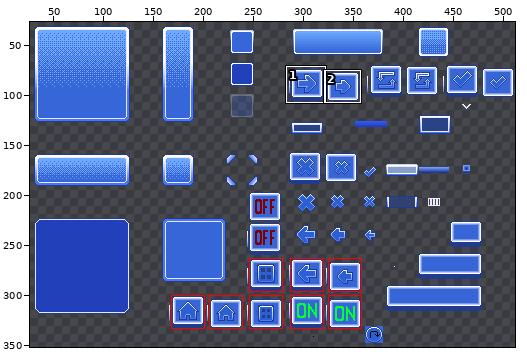
Sprite sheet -- Assets/UI/images/gui_gradient.png. Above: a wide view before the commit, with the close-up outlined.
Close-up. As it was:
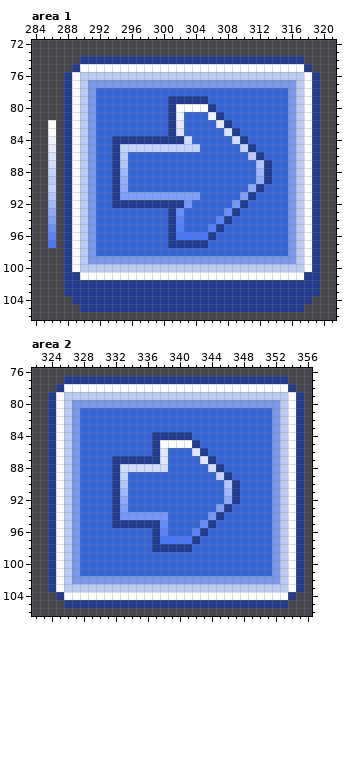
The file is 512x352 pixels. Colours within 5 levels of each other are drawn and written as one. Shown: area 1: x 284..321, y 72..106; area 2: x 322..356, y 76..106. The wide view leaves out empty margins. The commit also changed other parts of the picture, which this record leaves out.
Once edited:
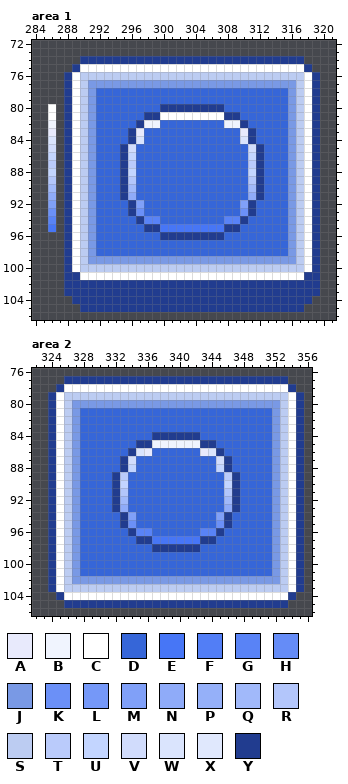
Palette (. is transparent): A #e8eafc  B #f0f4fe  C #ffffff  D #3666d8  E #4776f6  F #527ef6  G #5983f6  H #658cf7  J #7999e5  K #6b90f7  L #7598f8  M #80a0f8  N #8fabf9  P #95b0f9  Q #a1b9fa  R #b3c6fb  S #bcccf2  T #bacbfb  U #c3d5ff  V #d1dcfc  W #dae4fd  X #e0e8fd  Y #213c8f
The exact change:
Changed rows in their new state; - is an unchanged pixel.
Area 1:
first column x 286:
 79 ---------------DDDDD--------
 80 C-------------Y-YYYY-Y------
 81 C-----------YYCCCCCCCCYY----
 82 B----------YBB-DD----DBBY---
 83 A---------YA---DD-----DDAY--
 84 W-------DD-WDDDDDD-----DWY--
 85 V-------DYVDDDDDDDD-----DVY-
 86 U-------DYU--------------U--
 87 T-------DYT--------------TYD
 88 --------DYU--------------UYD
 89 R-------DYR--------------RYD
 90 Q-------DYQ--------------Q--
 91 N-------DYNDDDDDDDD-----DNY-
 92 M-------DD-MDDDDDD-----DMY--
 93 K---------YK---DD-----DDKY--
 94 G----------YGG-DD----DGGY---
 95 E-----------YYEEEEEEEEYY----
 96 .-------------Y-YYYY-Y------
 97 .--------------DDDDD--------
Area 2:
first column x 332:
 84 ----------Y-----
 85 ---YYBBBBBBYY---
 86 --YWADD---DAWY--
 87 D-VDDDD----DDVY-
 88 DYUDDDD-----DUY-
 89 -T-----------DTY
 90 -U------------U-
 91 -R------------R-
 92 -Q------------Q-
 93 -N-----------DNY
 94 DYMDDDD-----DMY-
 95 D-KDDDD----DDKY-
 96 --YGGDD---DGGY--
 97 ---YYE----EYY---
 98 ----------Y-----
Pixel boxes of the changes (left, top, right, bottom) in both close-ups:
changed: (112, 96, 272, 248)
changed: (48, 104, 56, 248)
changed: (112, 432, 240, 552)
